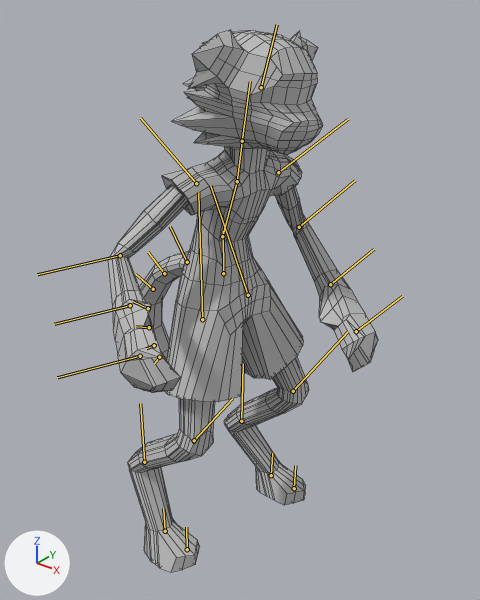
Renders of the FBX model Assets/Animations/Post-Alpha Animations/IdleV1.fbx from each side of a commit.
Camera for both pictures: a camera (50 mm lens) standing at (0.221, -0.249, 0.307) and looking at (0.029, -0.008, 0.158). Lighting does not change. The marker at lower left points along +X, +Y and +Z. Both versions are drawn at frame 145 of the action 'Take 001'; the numbers are the values there. The bones that bend it are drawn over the model as lines. Mesh edges are drawn as thin lines.

Names of what the first picture shows: 'Cheetah_V3:initialShadingGroupinitialShadingGroupBeta_Cheetah'.
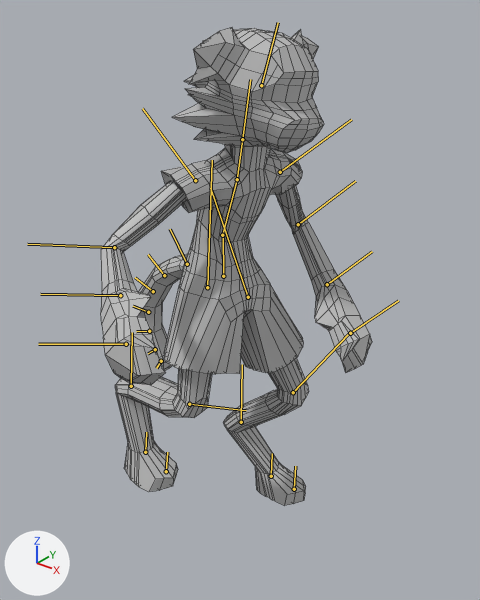
What the commit changed:
Bone 'Cheetah_Jnt' (bone_cheetah_jnt) moves from (0.0, -2.14, 0.0) to (0.0, -2.26, 0.0).
Bone 'Cheetah_Jnt6' (bone_cheetah_jnt6) moves from (0.0, 0.0, 0.53) to (-0.26, 1.65, -0.19).
Bone 'Cheetah_Jnt6' (bone_cheetah_jnt6) turns from (-10, -14, 12) to (-8, -20, 5) degrees about its own x, y and z.
Bone 'Cheetah_Jnt7' (bone_cheetah_jnt7) turns from (3, 15, -47) to (-4, 17, -70) degrees about its own x, y and z.
Bone 'Cheetah_Jnt8' (bone_cheetah_jnt8) turns from (-3, 4, 34) to (-4, 7, 51) degrees about its own x, y and z.
Bone 'Cheetah_Jnt11' (bone_cheetah_jnt11) moves from (0.0, 0.0, 0.0) to (0.0, 0.21, 0.0).
Bone 'Cheetah_Jnt11' (bone_cheetah_jnt11) turns from (0, -15, -17) to (0, -17, -17) degrees about its own x, y and z.
Bone 'Cheetah_Jnt12' (bone_cheetah_jnt12) turns from (0, 20, 10) to (0, 22, 10) degrees about its own x, y and z.
Bone 'Cheetah_Jnt13' (bone_cheetah_jnt13) moves from (0.92, 0.0, 0.17) to (1.03, 0.0, 0.21).
Bone 'Cheetah_Jnt13' (bone_cheetah_jnt13) turns from (-50, -19, -11) to (-49, -19, -14) degrees about its own x, y and z.
Bone 'Cheetah_Jnt17' (bone_cheetah_jnt17) moves from (-0.79, 0.0, -0.13) to (-0.89, 0.0, -0.17).
Bone 'Cheetah_Jnt17' (bone_cheetah_jnt17) turns from (50, -19, -11) to (47, -22, -11) degrees about its own x, y and z.
Bone 'Cheetah_Jnt18' (bone_cheetah_jnt18) turns from (74, 28, 100) to (72, 41, 95) degrees about its own x, y and z.
Bone 'Cheetah_tail_Jnt2' (bone_cheetah_tail_jnt2) turns from (0, 0, 18) to (0, 1, 19) degrees about its own x, y and z.

Boxes [x1, y1, x2, y2] around the edits, measured in the pictures (480 x 600 px):
'Cheetah_V3:initialShadingGroupinitialShadingGroupBeta_Cheetah', posed (12% shorter): before [108, 30, 378, 572]; after [101, 27, 372, 505]
bone 'Cheetah_Jnt', root to tip: before (223, 273) to (223, 231); after (223, 276) to (223, 233)
bone 'Cheetah_Jnt6', root to tip: before (202, 319) to (198, 192); after (207, 287) to (212, 160)
bone 'Cheetah_Jnt7', root to tip: before (194, 440) to (232, 398); after (189, 404) to (246, 410)
bone 'Cheetah_Jnt8', root to tip: before (144, 462) to (140, 403); after (131, 386) to (132, 332)
bone 'Cheetah_Jnt11', root to tip: before (222, 236) to (237, 181); after (222, 235) to (237, 179)
bone 'Cheetah_Jnt12', root to tip: before (237, 181) to (243, 134); after (237, 179) to (243, 132)
bone 'Cheetah_Jnt13', root to tip: before (278, 172) to (348, 119); after (280, 172) to (351, 119)
bone 'Cheetah_Jnt17', root to tip: before (196, 183) to (140, 118); after (195, 180) to (142, 108)
bone 'Cheetah_Jnt18', root to tip: before (120, 255) to (37, 274); after (114, 247) to (27, 244)
bone 'Cheetah_tail_Jnt2', root to tip: before (164, 273) to (148, 252); after (164, 275) to (148, 254)
